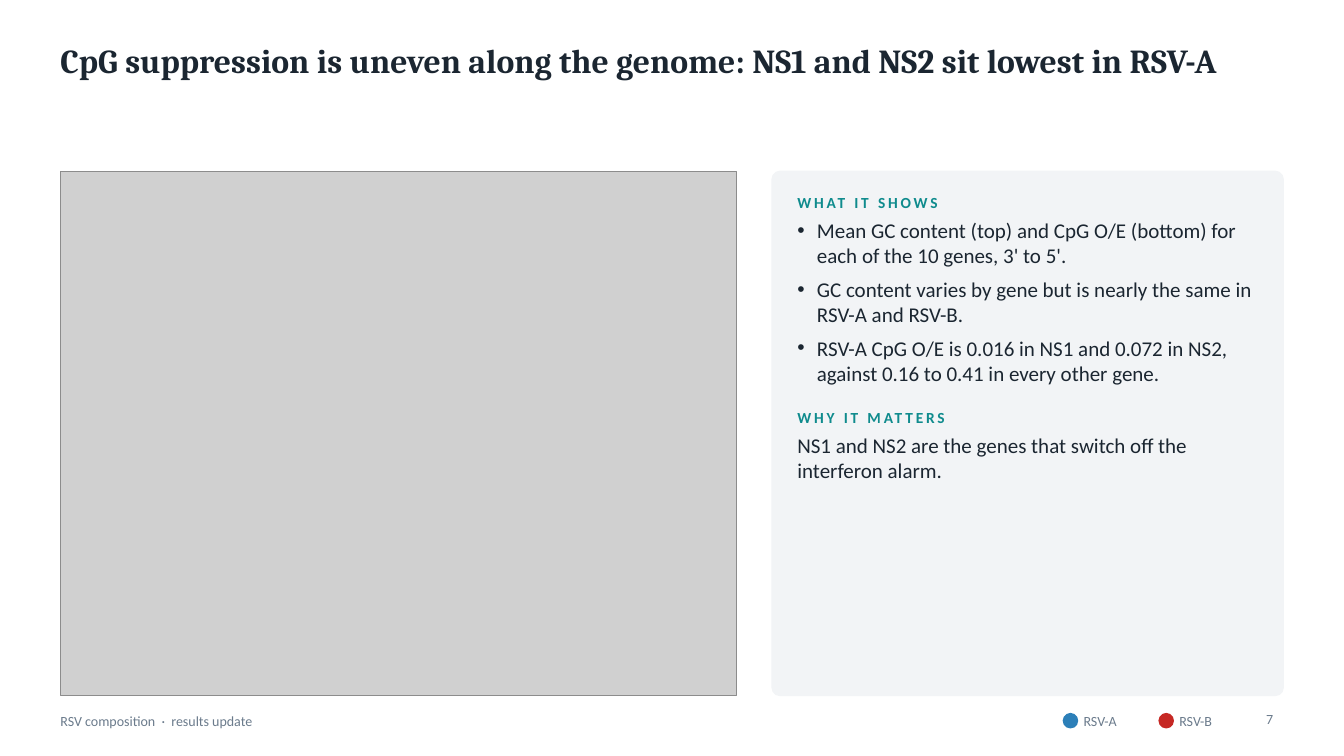
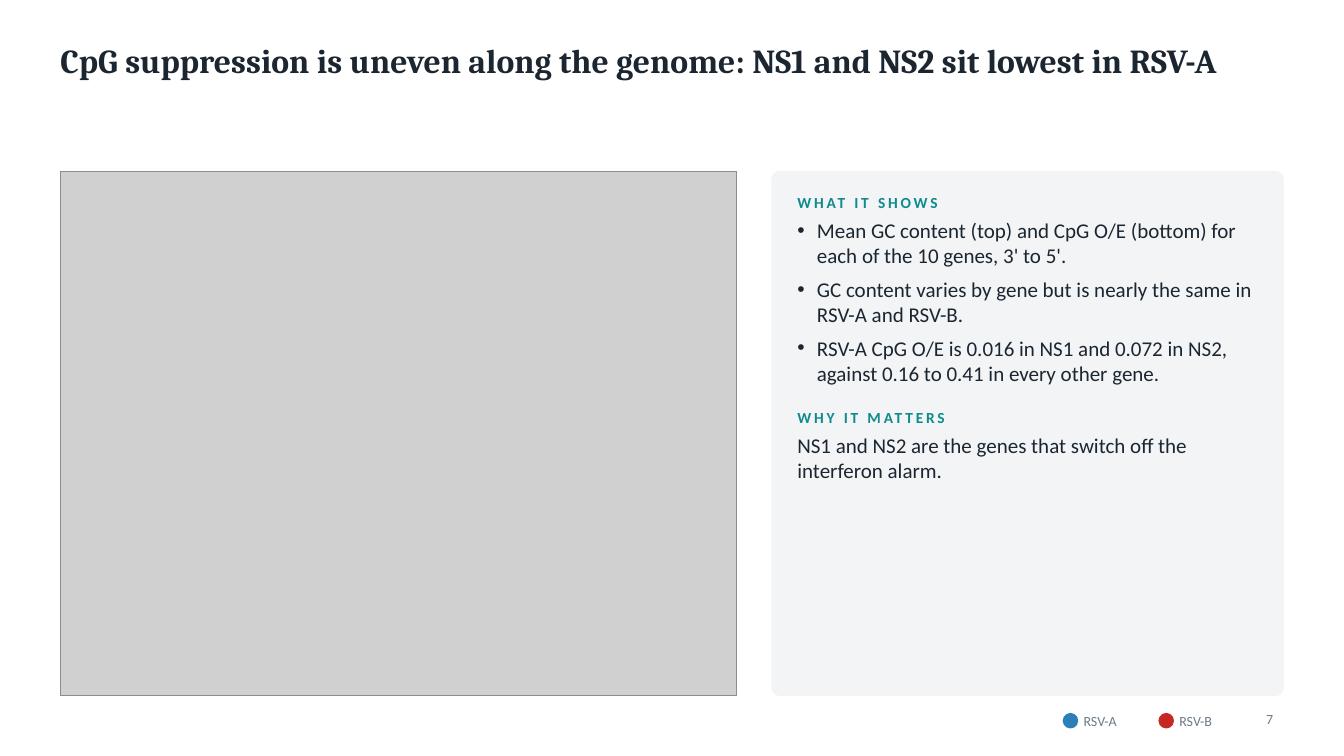
Before and after one commit to Wlimni/RSV, a slide deck: slide 7 of docs/RSV_Results_Update.pptx. Drawn at 1344x756 pixels with LibreOffice and Linux fonts; fonts in the diff are those of the drawing; grey boxes stand for pictures. Boxes give left, top, right and bottom in pixels: in the first picture for what was removed or moved away, otherwise in the second. Text is boxed around its words. In the diff, an @@ line names an element or a change of style, - is before the commit and + after.

Commit message:
Remove the footer text from the deck layout

```diff
--- a/docs/RSV_Results_Update.pptx
+++ b/docs/RSV_Results_Update.pptx
@@ text removed at (x1=60, y1=716, x2=252, y2=728) @@
-RSV composition · results update
```
Also in this commit, not shown: 7 other slides changed, 1 other file.
